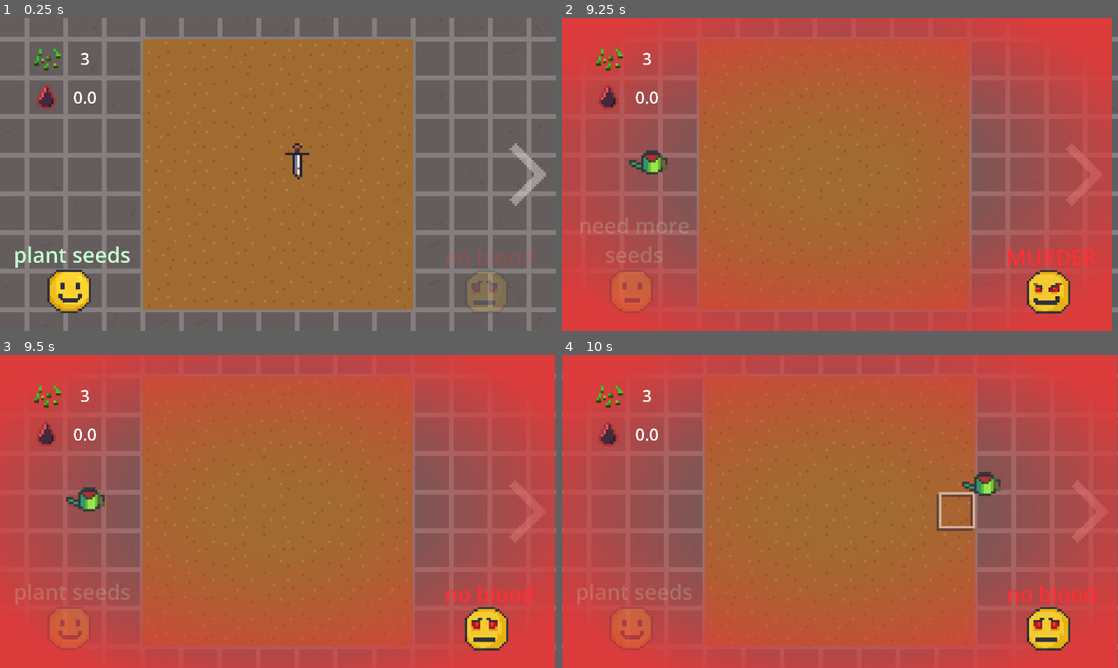
Above: before the commit, frames 1-4 (two rows, left to right).
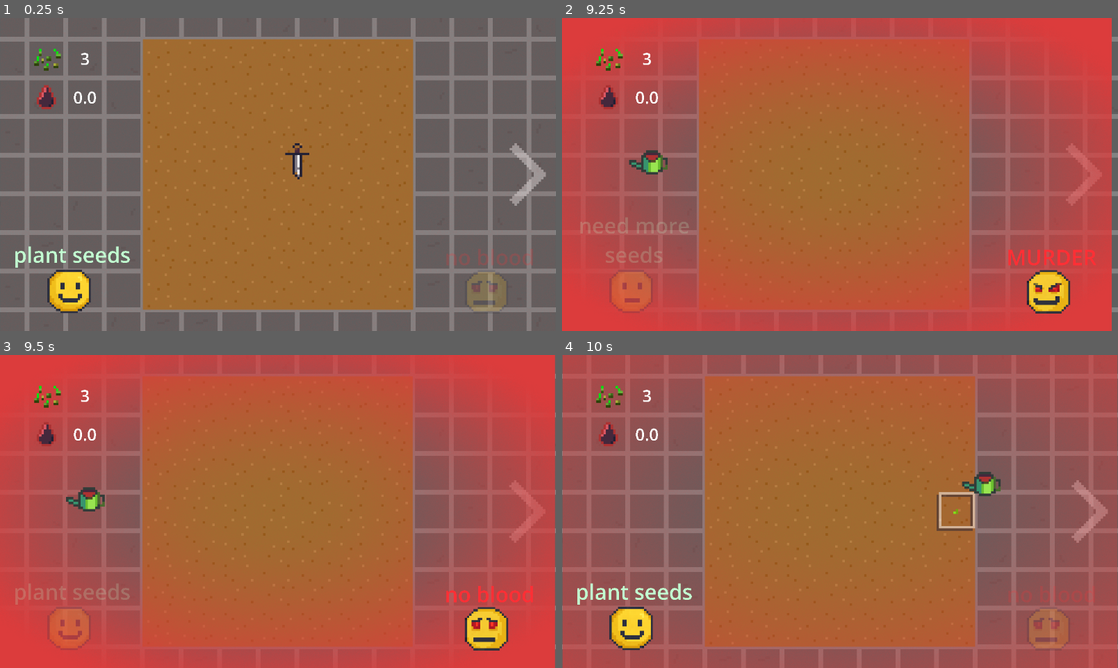
Above: after the commit, the same moments.

Repository: aeriab/giftjam_lebron
Game: Godot game, scene res://main/main.tscn
Two runs of this game, one before a commit and one after it. Both use one fixed random seed, a clock stepped at 60 frames per second and the inputs below.
Inputs (mouse positions are in pixels of both pictures, inside the frame that each line leads up to):
- Up to frame 1 (0.25 s): no input
- Up to frame 2 (9.25 s): click (628, 290) at 0.5 s; click (1051, 293) at 1.25 s; click (1090, 174) at 2 s; click (628, 174) at 2.75 s; click (628, 290) at 3.5 s; click (1051, 293) at 4.25 s; click (1090, 174) at 5 s; click (628, 174) at 5.75 s; click (628, 290) at 6.5 s; click (1051, 293) at 7.25 s; click (1090, 174) at 8 s; click (628, 174) at 8.75 s
- Up to frame 3 (9.5 s): no input
- Up to frame 4 (10 s): tap Enter (ui_accept) at 9.5, 9.6, 9.77 s; move the mouse to (962, 495) at 9.52 s; click (962, 495) at 9.67 s

Frames 1-3 are identical in both runs. In frame 4, 44% of the frame differs, in the area x 0-100%, y 0-100%.

Commit message:
spacebar swaps evil <-> good

Diff:
--- a/UI/ui.gd
+++ b/UI/ui.gd
@@ -22,6 +22,17 @@
 const HAPPY_FACE = preload("res://assets/Faces/HappyFace.png")
 
 func _process(delta):
+
+	if Input.is_action_just_pressed("ui_accept"):
+		if Global.evil_mode:
+			Global.evil_mode = false
+			SignalManager.song_change.emit()
+			evil_toggle_on(false)
+		else:
+			Global.evil_mode = true
+			SignalManager.song_change.emit()
+			evil_toggle_on(true)
+		print("ui_accepting")
 
 	if Global.blood <= 0.0 && Global.in_plant_scene && ready_for_switch:
 		evil_activity_label.text = "no blood"
